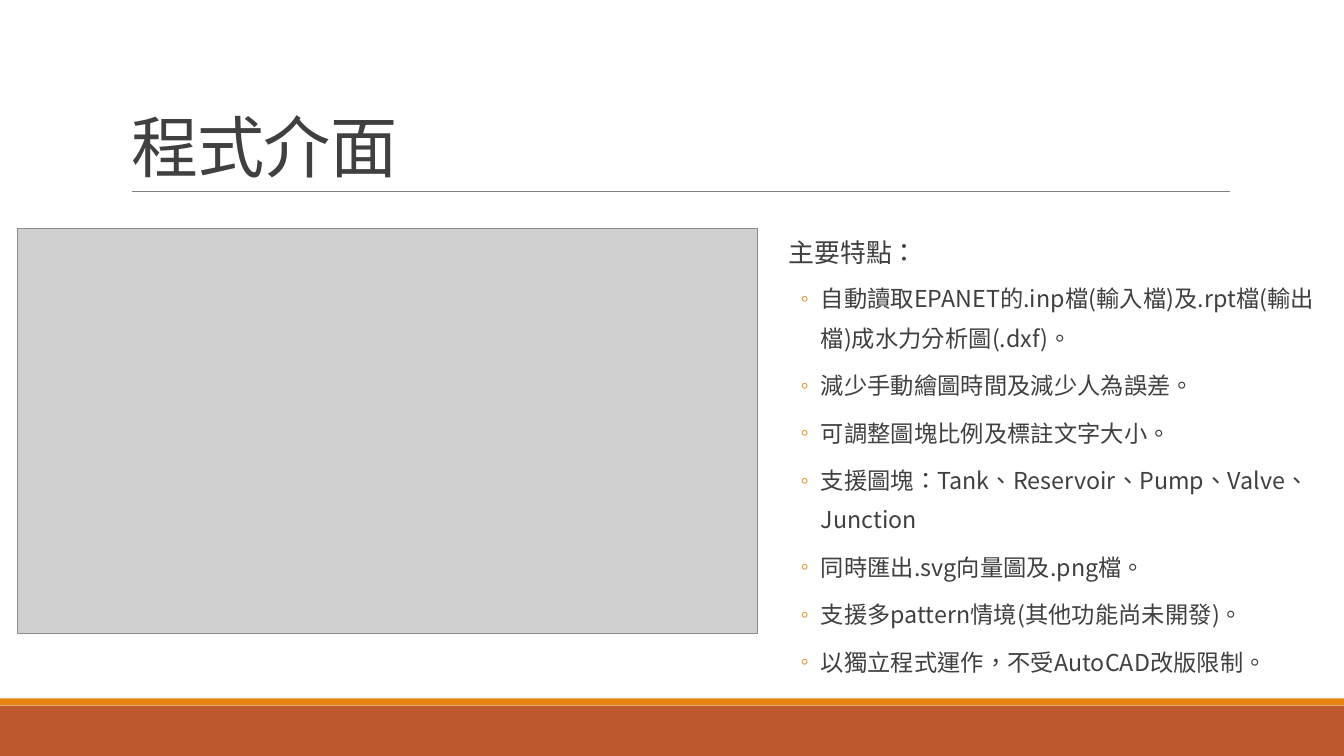
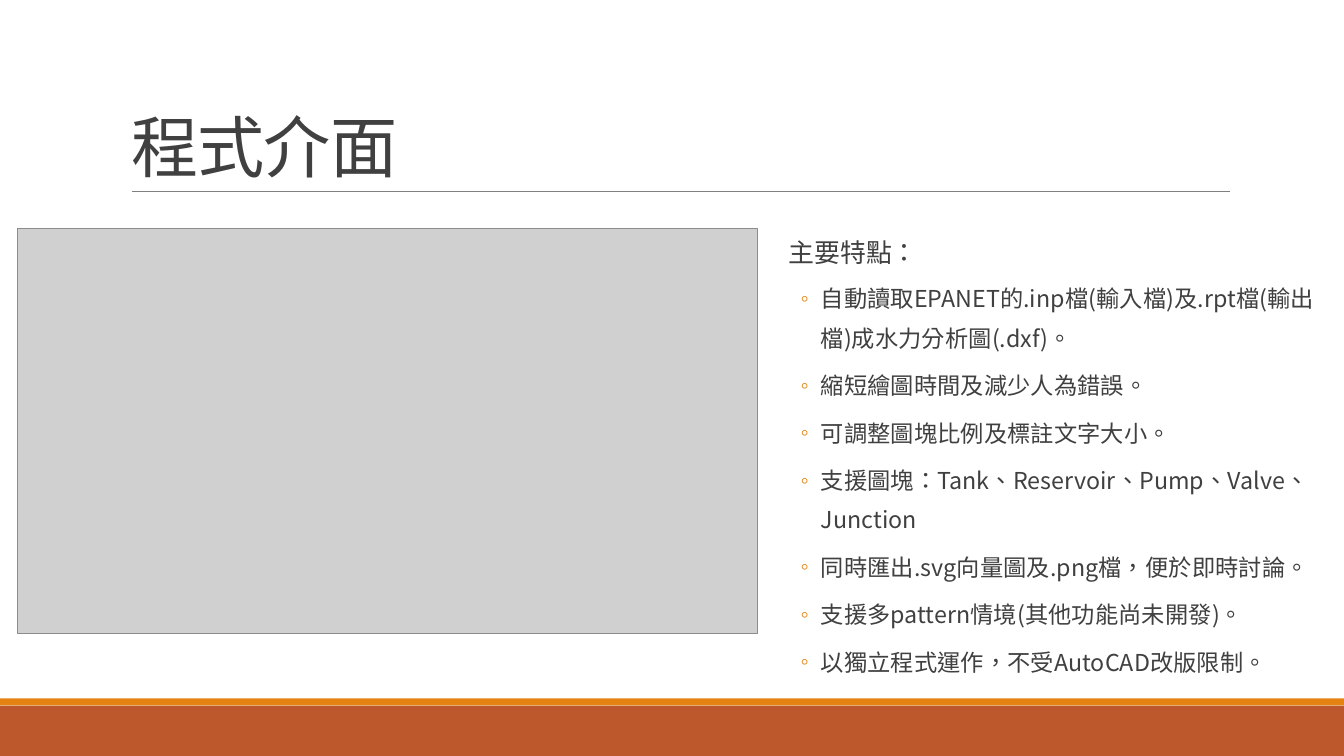
Before and after one commit to lihsin2000/epa2hydchart, a slide deck: slide 3 of 程式說明.pptx. Drawn at 1344x756 pixels with LibreOffice and Linux fonts; fonts in the diff are those of the drawing; grey boxes stand for pictures. Boxes give left, top, right and bottom in pixels: in the first picture for what was removed or moved away, otherwise in the second. Text is boxed around its words. In the diff, an @@ line names an element or a change of style, - is before the commit and + after.

```diff
--- a/程式說明.pptx
+++ b/程式說明.pptx
@@ text at box(821, 374, 1148, 396): text changed @@
-  ◦ 減少手動繪圖時間及減少人為誤差。
+  ◦ 縮短繪圖時間及減少人為錯誤。
@@ text at box(821, 556, 1309, 582): text changed @@
-  ◦ 同時匯出.svg向量圖及.png檔。
+  ◦ 同時匯出.svg向量圖及.png檔，便於即時討論。
```
Also in this commit, not shown: 4 other slides changed, 1 other file.
